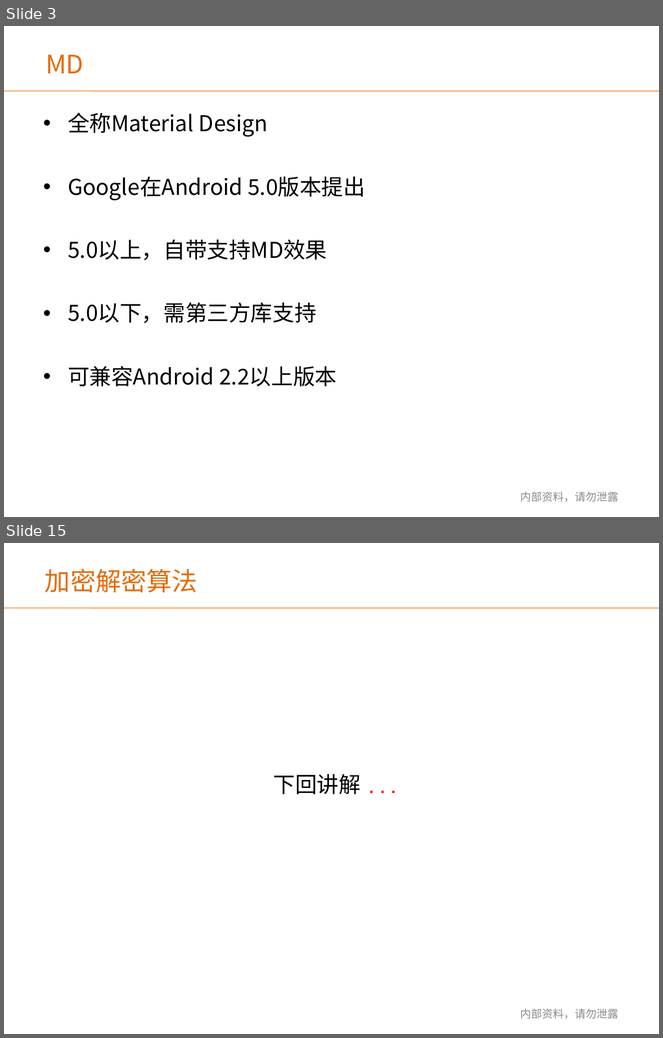
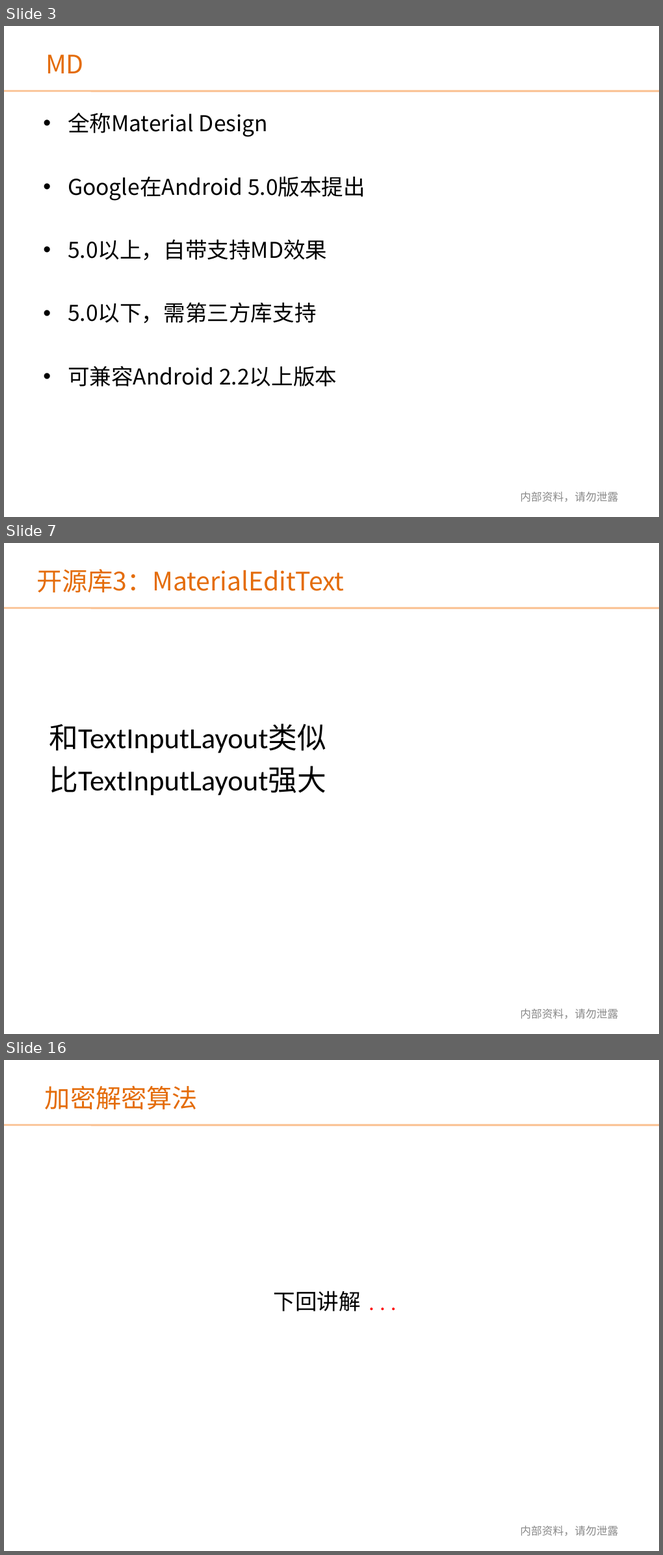
Before and after one commit to renbeyond/shareDemos, a slide deck: Android知识分享交流11_MD初涉_Bauer_3:10/Android知识分享交流_MD初涉_Bauer.ppt. Shown one above the other, each under a label of ours: slides 3 and 15 before the commit, slides 3, 7 and 16 after it; the slides between them are not shown. The pictures are 663x1038 and 663x1555 pixels, drawn with LibreOffice and Linux fonts; fonts in the diff are those of the drawing; background and template pictures are left out. Boxes give left, top, right and bottom in pixels: in the first picture for what was removed or moved away, otherwise in the second. Text is boxed around its words. In the diff, an @@ line names an element or a change of style, - is before the commit and + after.

```diff
--- a/Android知识分享交流11_MD初涉_Bauer_3:10/Android知识分享交流_MD初涉_Bauer.ppt
+++ b/Android知识分享交流11_MD初涉_Bauer_3:10/Android知识分享交流_MD初涉_Bauer.ppt
@@ slide 7 added at box(4, 543, 659, 1034), background picture (left out); not listed: 1 template element that a slide beside it also shows @@
@@ text added at box(36, 569, 344, 593), 28 pt, text #E46C0A @@
+开源库3：MaterialEditText
@@ text added at box(49, 724, 326, 796), 32 pt, text #000000 @@
+和TextInputLayout类似
+比TextInputLayout强大
@@ text added at box(520, 1009, 618, 1019), 12 pt, text #898989 @@
+内部资料，请勿泄露
@@ what was slide 15 is now slide 16 @@
```
Also in this commit, not shown: 3 slides changed, 9 other slides added, 9 slides removed, 33 other files.
